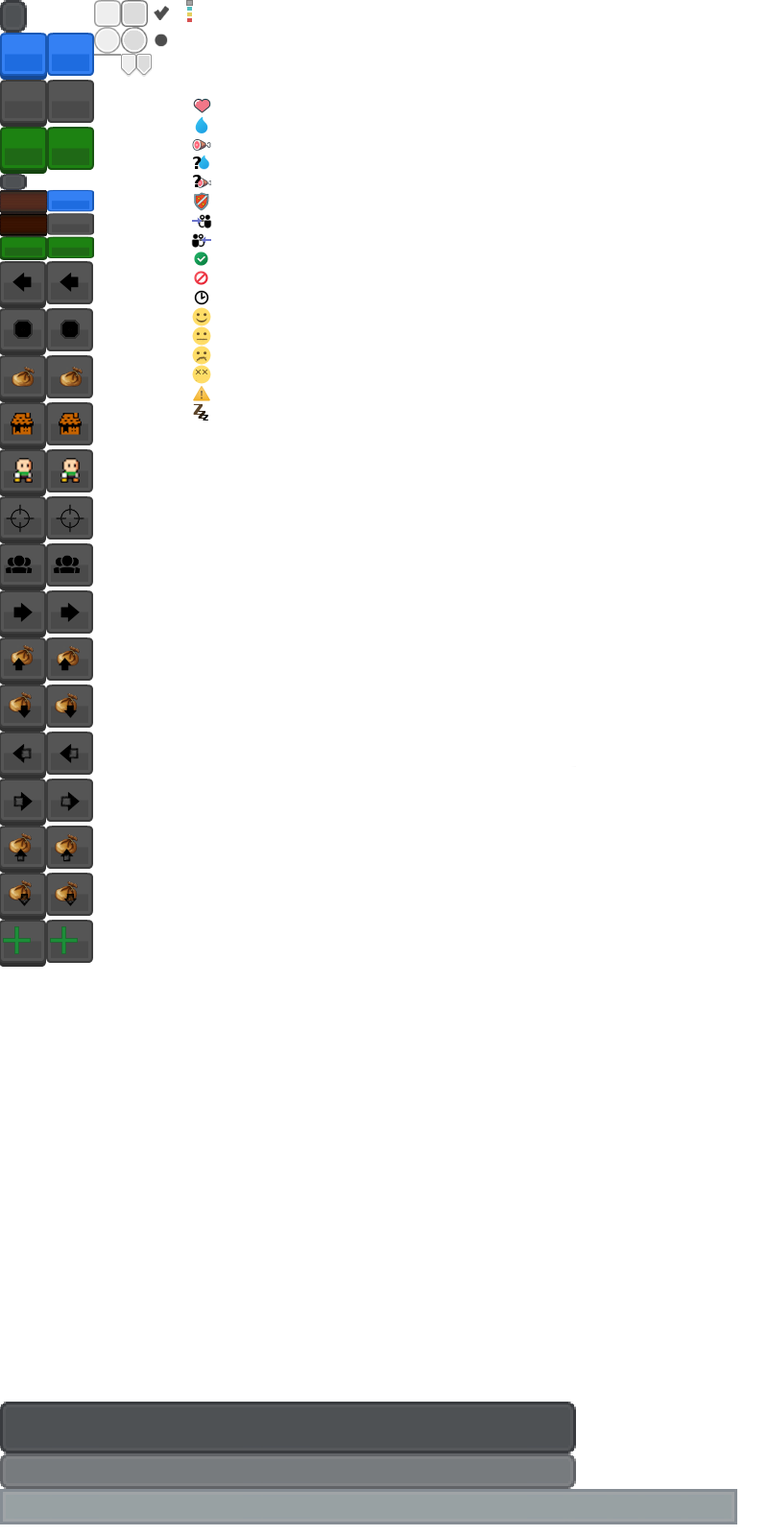
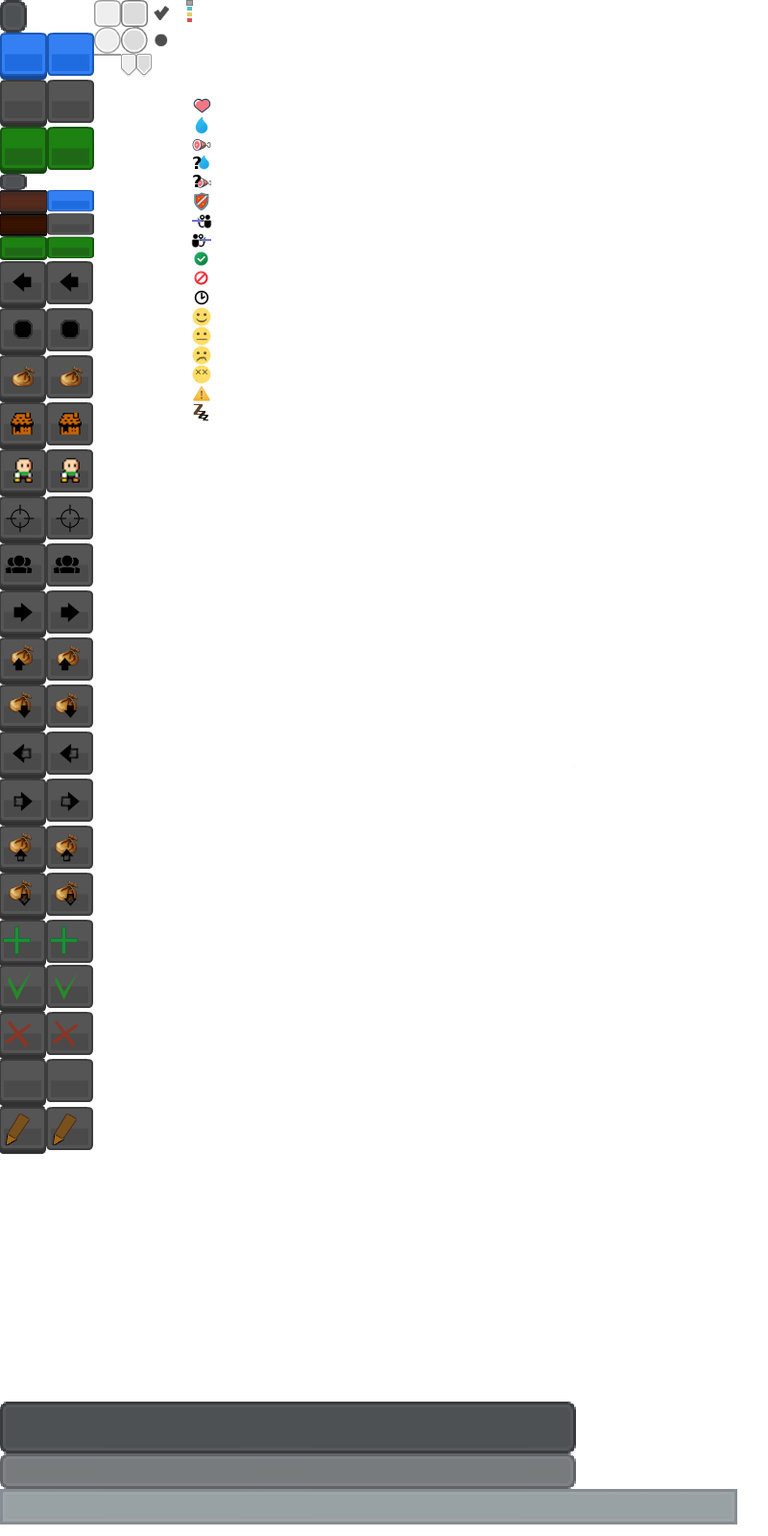
Layer changes from the first 768 x 1536 image to the second:
added layer "accept-delete" above "ui.png" over [4, 970, 79, 1048]
painted on "ui.png" over [0, 964, 94, 1154]
